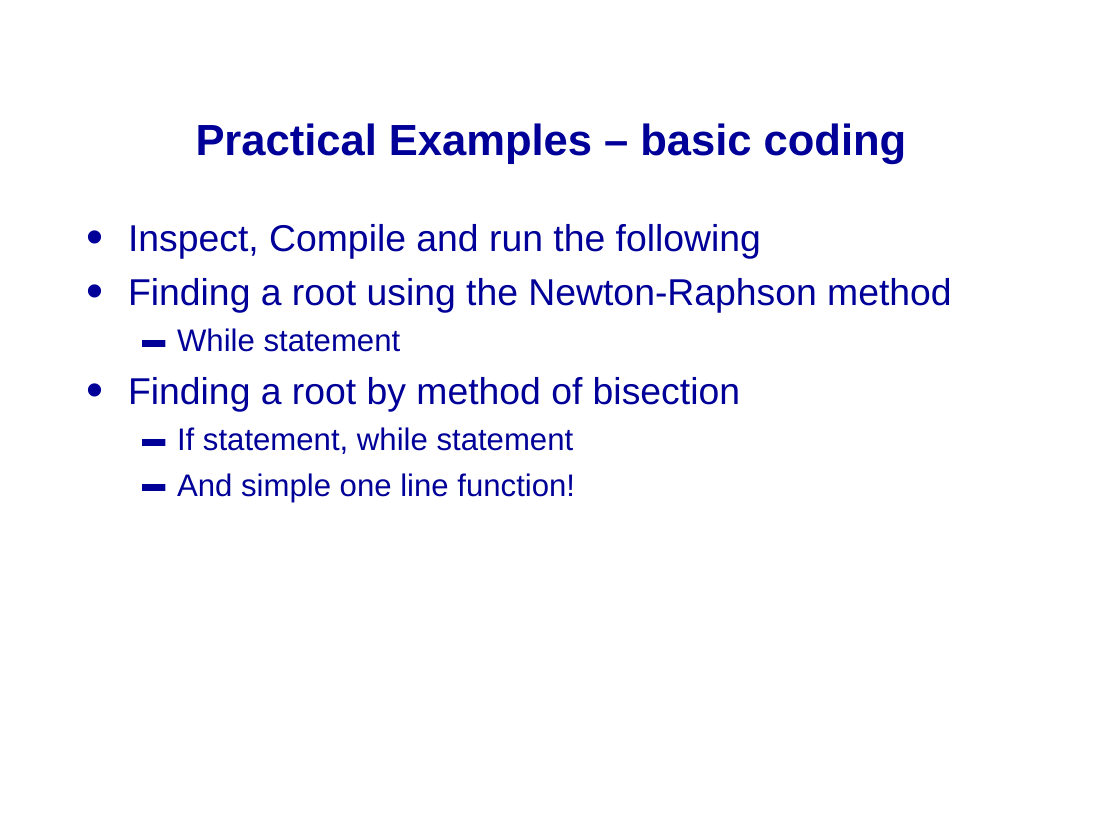
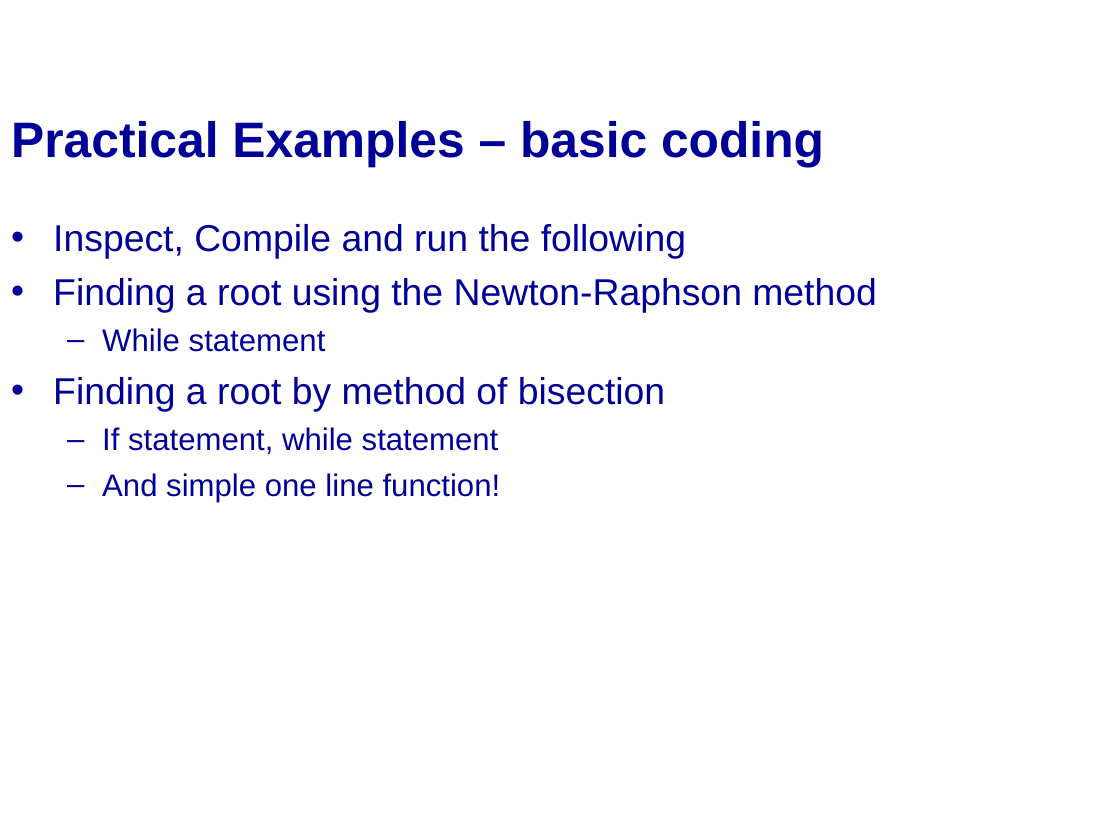
Before and after one commit to mikeg64/iome, a slide deck: slide 34 of src/examples/course/c/presentation/IntrotoC1.ppt. Drawn at 1120x840 pixels with LibreOffice and Linux fonts; fonts in the diff are those of the drawing; background and template pictures are left out. Boxes give left, top, right and bottom in pixels: in the first picture for what was removed or moved away, otherwise in the second. Text is boxed around its words. In the diff, an @@ line names an element or a change of style, - is before the commit and + after.

```diff
--- a/src/examples/course/c/presentation/IntrotoC1.ppt
+++ b/src/examples/course/c/presentation/IntrotoC1.ppt
@@ title "Practical Examples – basic coding": place and size @@
-title "Practical Examples – basic coding" at [196, 123, 906, 164]
+title "Practical Examples – basic coding" at [11, 121, 824, 168]
@@ title "Practical Examples – basic coding" at [11, 121, 824, 168]: size 28 to 32 pt; alignment centre to left @@
@@ text "Inspect, Compile and run the ...": place and size @@
-text "Inspect, Compile and run the ..." at [128, 224, 952, 502]
+text "Inspect, Compile and run the ..." at [53, 224, 877, 502]
@@ text "Inspect, Compile and run the ..." at [53, 224, 877, 502]: bullet ▬ to – @@
```
Also in this commit, not shown: 23 other slides changed, 6 other files.
